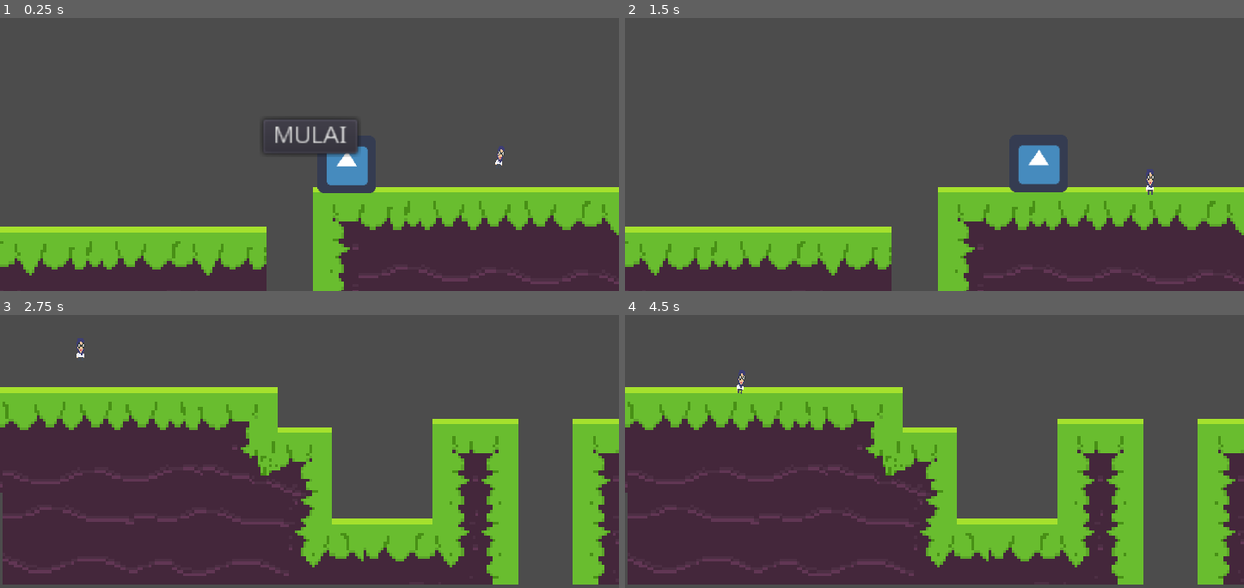
Above: before the commit, frames 1-4 (two rows, left to right).
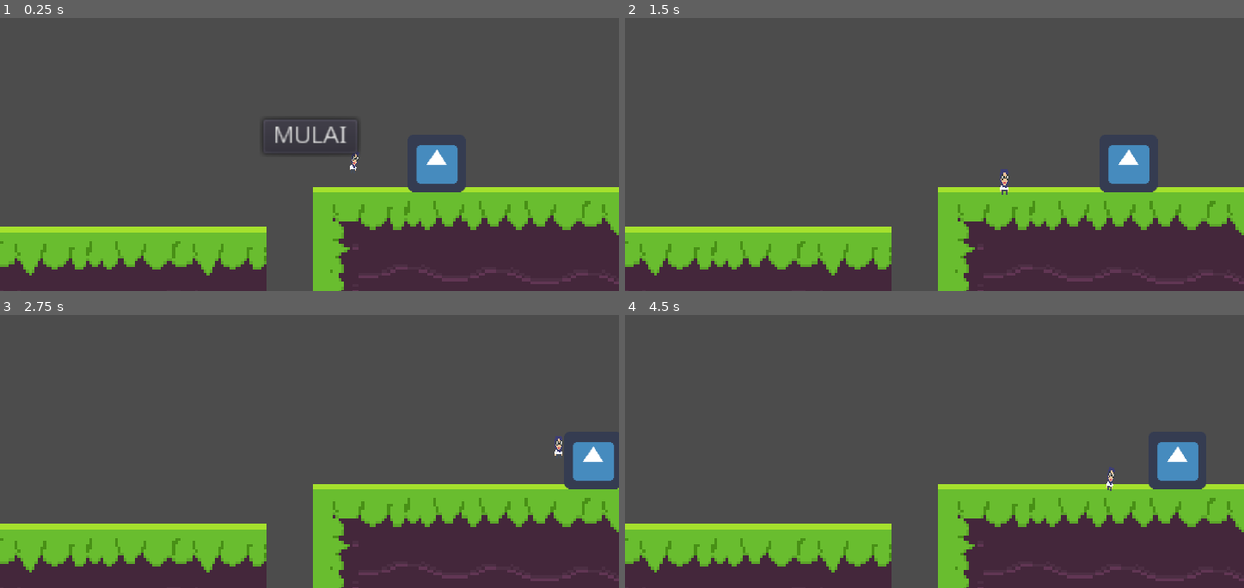
Above: after the commit, the same moments.

Repository: beyondchan28/BlazinglyActiveDears-InceptionAdventure
Game: Godot game, scene res://game.tscn
The game is run twice, just before and just after one commit, with the same random seed, the same clock (stepped at 60 frames per second) and the same inputs. The engine's default icon, where the game draws it, is replaced by a stand-in: a white triangle on a blue panel in a dark square.
Inputs:
- Up to frame 1 (0.25 s): no input
- Up to frame 2 (1.5 s): click "MULAI" at 0.5 s; hold D (right) from 1.28 s (still down); tap C (grab) at 1.35 s
- Up to frame 3 (2.75 s): keep holding D (right); tap Space (jump) at 1.52, 2.27 s; tap C (grab) at 2.1 s
- Up to frame 4 (4.5 s): release D (right) at 2.78 s; hold A (left) 2.78-3.53 s; tap C (grab) at 2.85, 3.6, 4.35 s; hold D (right) from 3.53 s (still down); tap Space (jump) at 3.77 s

The runs differ from the first frame. In frame 1, 2.2% of the frame differs, in the area x 51-82%, y 46-65%; in frame 2, 2.4%; in frame 3, 51%; in frame 4, 52%, in the area x 0-100%, y 20-100%.

Commit message:
fixing buttonStop and knockback bugs

Diff:
--- a/button_stop.gd
+++ b/button_stop.gd
@@ -3,13 +3,16 @@
 var go_down := false
 var ori_pos := Vector2.ZERO
 
-#onready var movingPlatform = get_parent().get_node("ObstaclePath2D/PathFollow2D")
 export(NodePath) onready var movingPlatform = get_node(movingPlatform) as PathFollow2D
 
+
+func _ready():
+	ori_pos = self.global_position
 
 func _process(delta):
 	if go_down :
 		self.position.y += 1
+
 	else:
 		moving_back()
 #	print(is_monitoring())
@@ -17,19 +20,20 @@
 
 func _on_ButtonStopArea_area_entered(area):
 	if area.name == "FootArea":
-#		for i in range(8):
-#			print(i)
-		movingPlatform.can_move = !movingPlatform.can_move
+		print(self.global_position.length() - ori_pos.length())
 		go_down = true
+#		print("ori pos ", ori_pos.length())
 
 
 func _on_ButtonStopArea_body_entered(body):
 	if body.name == "Ground" or body.name == "Platform" or body.name == "HiddenGround":
 		go_down = false
+		movingPlatform.can_move = !movingPlatform.can_move
 		set_deferred("monitoring", false)
 
+
 func moving_back():
-	if self.global_position <= ori_pos:
+	if self.global_position.length() - ori_pos.length() <= 0.1:
 		if not is_connected("area_entered", self, "_on_ButtonStopArea_area_entered"):
 			connect("area_entered", self,"_on_ButtonStopArea_area_entered")
 		else:
--- a/game.tscn
+++ b/game.tscn
@@ -11,16 +11,16 @@
 [node name="LevelOne" parent="." instance=ExtResource( 1 )]
 
 [node name="LevelTwo" parent="." instance=ExtResource( 2 )]
-position = Vector2( 219.999, 31.9819 )
+position = Vector2( 219, 32 )
 
 [node name="Camera" parent="." instance=ExtResource( 3 )]
 
 [node name="Camera2" parent="." instance=ExtResource( 3 )]
-position = Vector2( 325.502, 88.2086 )
+position = Vector2( 328, 88 )
 current = false
 
 [node name="SwitchCamArea" parent="." instance=ExtResource( 4 )]
-position = Vector2( 211.66, 98.8454 )
+position = Vector2( 216, 100 )
 all_cam_path = [ NodePath("../Camera"), NodePath("../Camera2") ]
 all_restart_point_path = [ NodePath("../Position2D"), NodePath("../Position2D2") ]
 
@@ -31,4 +31,4 @@
 position = Vector2( 245.685, 64.8859 )
 
 [node name="Player" parent="." instance=ExtResource( 5 )]
-position = Vector2( 173.832, 61.2056 )
+position = Vector2( 123, 63 )
--- a/level_one.tscn
+++ b/level_one.tscn
@@ -50,6 +50,6 @@
 shape = SubResource( 12 )
 
 [node name="Enemy" parent="." instance=ExtResource( 3 )]
-position = Vector2( 121.656, 64.51 )
+position = Vector2( 153, 64 )
 
 [connection signal="pressed" from="CanvasLayer/Button" to="CanvasLayer" method="_on_Button_pressed"]
--- a/level_two.tscn
+++ b/level_two.tscn
@@ -1,6 +1,7 @@
-[gd_scene load_steps=7 format=2]
+[gd_scene load_steps=8 format=2]
 
 [ext_resource path="res://LevelTwo.png" type="Texture" id=2]
+[ext_resource path="res://camera.tscn" type="PackedScene" id=3]
 [ext_resource path="res://moving_platform.tscn" type="PackedScene" id=4]
 [ext_resource path="res://button_stop_area.tscn" type="PackedScene" id=5]
 [ext_resource path="res://hidden_ground.tscn" type="PackedScene" id=6]
@@ -14,7 +15,7 @@
 [node name="LevelTwo" type="Node2D"]
 
 [node name="Ground" type="StaticBody2D" parent="."]
-position = Vector2( 123.377, 102.004 )
+position = Vector2( 125.377, 102.194 )
 
 [node name="Sprite" type="Sprite" parent="Ground"]
 position = Vector2( -15, -48 )
@@ -28,7 +29,7 @@
 polygon = PoolVector2Array( 10.9399, -9.65941, -9.8947, -9.65941, -9.8947, 45.8996, 11.1384, 46.0981 )
 
 [node name="ObstaclePath2D" parent="." instance=ExtResource( 4 )]
-position = Vector2( 18.511, -105.037 )
+position = Vector2( 20.511, -104.847 )
 curve = SubResource( 1 )
 
 [node name="PathFollow2D" parent="ObstaclePath2D" index="0"]
@@ -40,10 +41,12 @@
 hiddenGroundAnim = NodePath("../../../../HiddenGround")
 
 [node name="HiddenGround" parent="." instance=ExtResource( 6 )]
-position = Vector2( 124.064, 69.3127 )
+position = Vector2( 126.064, 69.5027 )
 
 [node name="ButtonStopArea" parent="." instance=ExtResource( 5 )]
-position = Vector2( 139.384, 69.4812 )
+position = Vector2( 141.384, 69.6712 )
 movingPlatform = NodePath("../ObstaclePath2D/PathFollow2D")
 
+[node name="Camera" parent="." instance=ExtResource( 3 )]
+
 [editable path="ObstaclePath2D"]
--- a/player_script.gd
+++ b/player_script.gd
@@ -8,7 +8,7 @@
 
 var motion = Vector2.ZERO
 
-var knockBackStrength := 5.0
+var knockBackStrength := 200.0
 
 onready var anim = $AnimationPlayer
 onready var graphic = $Sprite
@@ -46,7 +46,7 @@
 		if fraction == true :
 			motion.x = lerp(motion.x, 0, 0.05)
 
-	motion = self.move_and_slide(motion, UP, true)
+	motion = self.move_and_slide(motion , UP, true)
 
 
 func play_anim(anim_name: String):
@@ -57,13 +57,18 @@
 
 func receive_knockback(knockBackSourcePos: Vector2):
 	var knockBackDirection = knockBackSourcePos.direction_to(self.global_position)
-	var knockBack = (knockBackDirection * knockBackStrength) + self.global_position
+	var knockBack = (knockBackDirection * knockBackStrength)
 
-	tween.interpolate_property(self, "global_position",
-	self.global_position, knockBack, 0.2,
-	Tween.TRANS_ELASTIC, Tween.EASE_OUT)
+	knockBack.y = 0
+	motion.x += knockBack.x
 
-	tween.start()
+#	tween.interpolate_property(self, "global_position",
+#	self.global_position, knockBack, 0.2,
+#	Tween.TRANS_ELASTIC, Tween.EASE_OUT)
+#
+#	print("knockback: ", knockBack)
+#	print("self: ", self.global_position)
+#	tween.start()
 
 
 func _on_HitBox_body_entered(body):
Not shown, changed: .gdignore/game making notes.txt
